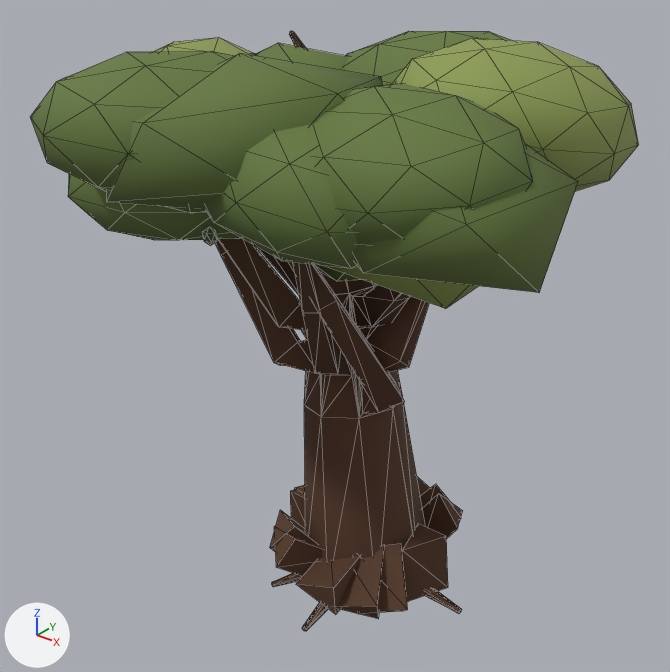
Before and after pictures for a commit that changed the glTF model public/assets/models/tree_olive_b.glb.
Rendered twice from a 50 mm camera at (3.64, -4.99, 5.08) aimed at (-0.32, -0.03, 2.01). Arrows for +X, +Y and +Z are at lower left; the lights stay in place. The older version comes first. Mesh edges are drawn as thin lines. Where no turn or scale is listed for an object, it has been applied to the vertices. Vertices at exactly the same position are counted once.

Before the edit, the objects in view are built like this:
```python
ob_tree_olive_b_lod0_material_00 = bpy.data.objects.new('tree_olive_b_LOD0_material_00', me_tree_olive_b_lod0_material_00_mesh)
ob_tree_olive_b_lod0_material_00.location = (-0.678, 0.076, 1.982)
ob_tree_olive_b_lod0_material_01 = bpy.data.objects.new('tree_olive_b_LOD0_material_01', me_tree_olive_b_lod0_material_01_mesh)
ob_tree_olive_b_lod0_material_01.parent = ob_tree_olive_b_lod0
ob_tree_olive_b_lod0_material_01.location = (-0.454, 0.254, 3.499)
ob_tree_olive_b_lod0_material_01.scale = (1.94, 1.94, 1.94)
ob_tree_olive_b_lod0_material_02 = bpy.data.objects.new('tree_olive_b_LOD0_material_02', me_tree_olive_b_lod0_material_02_mesh)
ob_tree_olive_b_lod0_material_02.parent = ob_tree_olive_b_lod0
ob_tree_olive_b_lod0_material_02.location = (-0.416, -0.0995, 3.38)
ob_tree_olive_b_lod0_material_02.scale = (1.95, 1.95, 1.95)
ob_tree_olive_b_lod1_material_00 = bpy.data.objects.new('tree_olive_b_LOD1_material_00', me_tree_olive_b_lod1_material_00_mesh)
ob_tree_olive_b_lod1_material_00.location = (-0.551, 0.155, 1.866)
ob_tree_olive_b_lod1_material_01 = bpy.data.objects.new('tree_olive_b_LOD1_material_01', me_tree_olive_b_lod1_material_01_mesh)
ob_tree_olive_b_lod1_material_01.parent = ob_tree_olive_b_lod1
ob_tree_olive_b_lod1_material_01.location = (-0.57, -0.0255, 3.276)
ob_tree_olive_b_lod1_material_01.scale = (1.72, 1.72, 1.72)
ob_tree_olive_b_lod1_material_02 = bpy.data.objects.new('tree_olive_b_LOD1_material_02', me_tree_olive_b_lod1_material_02_mesh)
ob_tree_olive_b_lod1_material_02.parent = ob_tree_olive_b_lod1
ob_tree_olive_b_lod1_material_02.location = (-0.253, -0.208, 3.423)
ob_tree_olive_b_lod1_material_02.scale = (1.94, 1.94, 1.94)
```
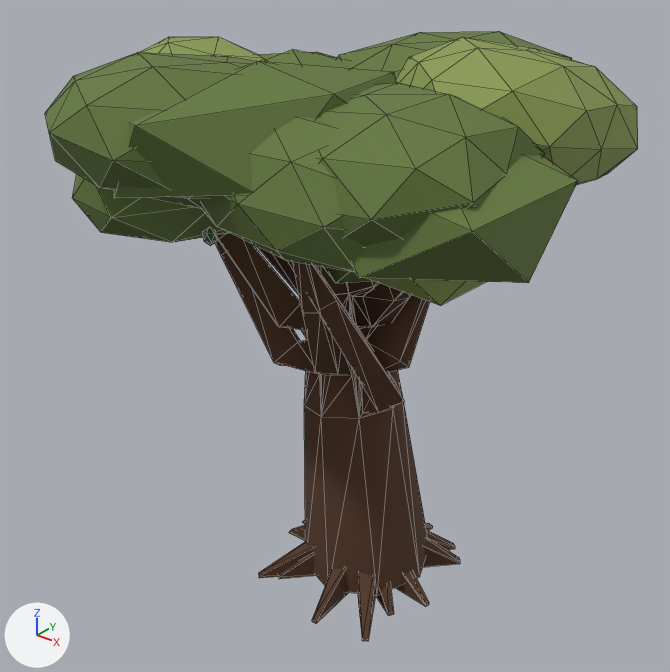
Where the newer file only moved an object's origin or applied its transform, the numbers keep the older frame.

Edits to the bpy script that builds the scene:
```text
Change me_tree_olive_b_lod0_material_00_mesh:
    remove me_tree_olive_b_lod0_material_00_mesh.from_pydata(...)  # 324 vertices, 568 faces; spans x -1.92..1.92, y -1.45..1.45, z -1.99..1.99
    add me_tree_olive_b_lod0_material_00_mesh.from_pydata(...)  # 292 vertices, 520 faces; spans x -1.7..1.71, y -1.31..1.28, z -1.98..1.81
    me_tree_olive_b_lod0_material_00_mesh part 1: 24 vertices moved from x -0.03..1.6, y -0.87..0.55, z -1.98..-1.45 to x -0.08..1.37, y -0.9..0.65, z -1.98..-1.46; 72 vertices removed from x -0.16..1.6, y -1.02..0.86, z -1.99..-1.43; 40 vertices added at x -0.08..1.37, y -0.91..0.65, z -1.98..-1.46
    me_tree_olive_b_lod0_material_00_mesh part 2: 28 vertices moved from x -1.11..1.92, y -0.99..1.12, z 1.01..1.99 to x -1.01..1.68, y -0.84..1.04, z 1.0..1.81; 46 vertices removed from x -1.92..1.89, y -1.45..1.45, z 1.15..1.87; 46 vertices added at x -1.7..1.71, y -1.31..1.28, z 1.15..1.69
Change me_tree_olive_b_lod0_material_01_mesh:
    used by ob_tree_olive_b_lod0_material_01; parent = ob_tree_olive_b_lod0; location = (-0.454, 0.254, 3.499); scale = (1.94, 1.94, 1.94)
    remove me_tree_olive_b_lod0_material_01_mesh.from_pydata(...)  # 168 vertices, 320 faces; spans x -1.0..1.0, y -0.66..0.66, z -0.37..0.37
    add me_tree_olive_b_lod0_material_01_mesh.from_pydata(...)  # 168 vertices, 320 faces; spans x -1.0..1.0, y -0.68..0.68, z -0.35..0.35
    me_tree_olive_b_lod0_material_01_mesh part 3: 168 of 168 vertices moved; they spanned x -1.0..1.0, y -0.66..0.66, z -0.37..0.37 and now span x -1.0..1.0, y -0.68..0.68, z -0.35..0.35; mean shift (0.06, 0.0, -0.01)
Change me_tree_olive_b_lod0_material_02_mesh:
    used by ob_tree_olive_b_lod0_material_02; parent = ob_tree_olive_b_lod0; location = (-0.416, -0.0995, 3.38); scale = (1.95, 1.95, 1.95)
    remove me_tree_olive_b_lod0_material_02_mesh.from_pydata(...)  # 420 vertices, 800 faces; spans x -1.0..1.0, y -0.97..0.97, z -0.41..0.41
    add me_tree_olive_b_lod0_material_02_mesh.from_pydata(...)  # 420 vertices, 800 faces; spans x -1.0..1.0, y -0.98..0.98, z -0.4..0.4
    me_tree_olive_b_lod0_material_02_mesh part 4: 420 of 420 vertices moved; they spanned x -1.0..1.0, y -0.97..0.97, z -0.41..0.41 and now span x -1.0..1.0, y -0.98..0.98, z -0.4..0.4; mean shift (0.05, -0.02, -0.01)
Change me_tree_olive_b_lod1_material_00_mesh:
    remove me_tree_olive_b_lod1_material_00_mesh.from_pydata(...)  # 168 vertices, 296 faces; spans x -1.48..1.48, y -1.1..1.1, z -1.88..1.88
    add me_tree_olive_b_lod1_material_00_mesh.from_pydata(...)  # 144 vertices, 260 faces; spans x -1.48..1.4, y -1.1..1.1, z -1.86..1.88
    me_tree_olive_b_lod1_material_00_mesh part 5
    52 vertices are removed from x -0.13..1.48, y -0.9..0.63, z -1.88..-1.34
    102 faces are deleted
    20 vertices move from x -0.01..1.48, y -0.94..0.36, z -1.87..-1.34 to x -0.2..1.24, y -0.88..0.54, z -1.86..-1.38
    28 vertices are added at x -0.21..1.24, y -0.91..0.55, z -1.86..-1.38
    66 new faces join them
Change me_tree_olive_b_lod1_material_02_mesh:
    used by ob_tree_olive_b_lod1_material_02; parent = ob_tree_olive_b_lod1; location = (-0.253, -0.208, 3.423); scale = (1.94, 1.94, 1.94)
    remove me_tree_olive_b_lod1_material_02_mesh.from_pydata(...)  # 60 vertices, 100 faces; spans x -1.0..1.0, y -0.83..0.83, z -0.4..0.4
    add me_tree_olive_b_lod1_material_02_mesh.from_pydata(...)  # 60 vertices, 100 faces; spans x -1.0..1.0, y -0.84..0.84, z -0.36..0.36
    me_tree_olive_b_lod1_material_02_mesh part 6: 60 of 60 vertices moved; they spanned x -1.0..1.0, y -0.83..0.83, z -0.4..0.4 and now span x -1.0..1.0, y -0.84..0.84, z -0.36..0.36; mean shift (-0.01, 0.02, -0.01)
Change ob_tree_olive_b_lod0_material_01:
    ob_tree_olive_b_lod0_material_01.location: (-0.454, 0.254, 3.499) -> (-0.569, 0.258, 3.529)
    ob_tree_olive_b_lod0_material_01.scale: (1.94, 1.94, 1.94) -> (1.96, 1.96, 1.96)
Change ob_tree_olive_b_lod0_material_02:
    ob_tree_olive_b_lod0_material_02.location: (-0.416, -0.0995, 3.38) -> (-0.5, -0.0604, 3.397)
    ob_tree_olive_b_lod0_material_02.scale: (1.95, 1.95, 1.95) -> (1.93, 1.93, 1.93)
Change ob_tree_olive_b_lod1_material_01:
    ob_tree_olive_b_lod1_material_01.location: (-0.57, -0.0255, 3.276) -> (-0.608, -0.032, 3.286)
    ob_tree_olive_b_lod1_material_01.scale: (1.72, 1.72, 1.72) -> (1.73, 1.73, 1.73)
Change ob_tree_olive_b_lod1_material_02:
    ob_tree_olive_b_lod1_material_02.location: (-0.253, -0.208, 3.423) -> (-0.245, -0.229, 3.452)
    ob_tree_olive_b_lod1_material_02.scale: (1.94, 1.94, 1.94) -> (1.92, 1.92, 1.92)
```

Boxes [x1, y1, x2, y2] around the edits, measured in the pictures (670 x 672 px; the box of a moved part takes in the faces that stretch with it):
'tree_olive_b_LOD0_material_02', reshaped, moved, rescaled
    before: [30, 31, 533, 281]
    after: [45, 32, 572, 283]
'tree_olive_b_LOD1_material_02', reshaped, moved, rescaled (7% shorter)
    before: [107, 43, 578, 293]
    after: [114, 50, 578, 283]
'tree_olive_b_LOD0_material_00', reshaped
    before: [215, 31, 463, 631]
    after: [215, 233, 460, 623]
'tree_olive_b_LOD0_material_01', reshaped, moved, rescaled
    before: [153, 38, 639, 191]
    after: [140, 37, 638, 185]
'tree_olive_b_LOD1_material_00', reshaped (6% taller)
    before: [258, 248, 461, 619]
    after: [258, 247, 455, 641]
'tree_olive_b_LOD1_material_01', moved, rescaled
    before: [321, 265, 478, 308]
    after: [367, 278, 485, 306]
part 1 of me_tree_olive_b_lod0_material_00_mesh, moved or reshaped
    before: [270, 476, 463, 631]
    after: [259, 520, 460, 623]
part 2 of me_tree_olive_b_lod0_material_00_mesh, moved or reshaped (not visible afterwards)
    before: [289, 31, 305, 48]
part 5 of me_tree_olive_b_lod1_material_00_mesh, cut back
    before: [272, 484, 461, 619]
    after: [278, 525, 455, 641]
